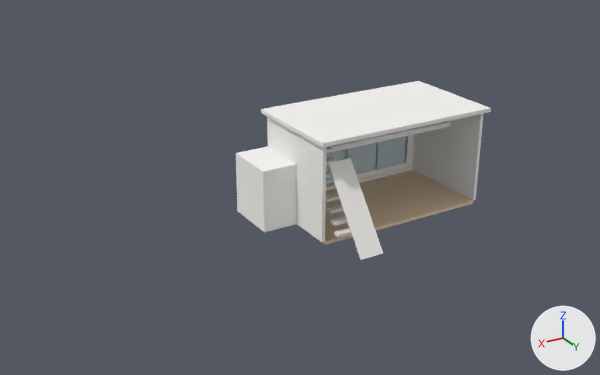
A saved change to the Blender file tools/blender/house.blend.
The view is the same before and after, from a camera (50 mm lens) standing at (16.5, 20.5, 12.4) and looking at (1.9, -3.8, 0.3). Lighting does not change. The marker at lower right points along +X, +Y and +Z. The first picture is the older version.

Objects in the first picture: 'ANNEX', 'BACK', 'FLOOR', 'LEFT', 'RIGHT', 'ROOF', 'SLAB_BEAM', 'STAIR', 'WINDOW_PANE' and 10 more.
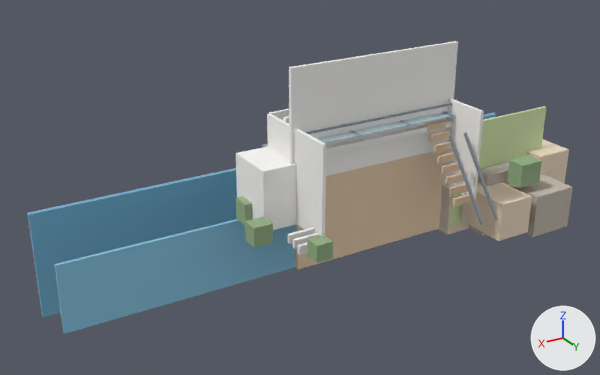
The change, as a diff of the scene's bpy script:
```diff
--- a/tools/blender/house.blend.py
+++ b/tools/blender/house.blend.py
@@ me_geo_floor @@
-me_geo_floor.from_pydata(...)  # 8 vertices, 6 faces; spans x -3.2..3.2, y -3.6..0.0, z -0.12..0.0
+me_geo_floor.from_pydata(...)  # 8 vertices, 6 faces; spans x -3.2..3.2, y -1.86..-1.74, z -1.86..1.74
+# me_geo_floor part 1: the whole mesh is scaled about its middle by (1, 0.0333, 30)
 me_geo_floor.materials.append(mat_mat_floor)
@@ me_geo_roof @@
-me_geo_roof.from_pydata(...)  # 8 vertices, 6 faces; spans x -3.45..3.45, y -3.8..0.2, z 3.4..3.54
+me_geo_roof.from_pydata(...)  # 8 vertices, 6 faces; spans x -3.45..3.45, y -1.87..-1.73, z 1.47..5.47
+# me_geo_roof part 2: the whole mesh is scaled about its middle by (1, 0.035, 28.6)
 me_geo_roof.materials.append(mat_mat_slab)
@@ ob_stair @@
-ob_stair = bpy.data.objects.new('STAIR', me_geo_stair)
@@ ob_bush_4 @@
+ob_bush_4 = bpy.data.objects.new('BUSH_4', me_geo_bush_4)  # a box spanning x 3.6..4.2, y 0.525..1.075, z -0.025..0.575; in mat_mat_bush (greyish green #93ad83)
+ob_bush_4.location = (0.0, 0.0, 0.0)
@@ ob_bush_3 @@
+ob_bush_3 = bpy.data.objects.new('BUSH_3', me_geo_bush_3)  # a box spanning x -6.7..-5.7, y -0.85..-0.15, z -0.1..0.8; in mat_mat_bush (greyish green #93ad83)
+ob_bush_3.location = (0.0, 0.0, 0.0)
@@ ob_bush_1 @@
+ob_bush_1 = bpy.data.objects.new('BUSH_1', me_geo_bush_1)  # a box spanning x 4.65..5.35, y -1.5..-0.9, z -0.05..0.65; in mat_mat_bush (greyish green #93ad83)
+ob_bush_1.location = (0.0, 0.0, 0.0)
@@ ob_bush_0 @@
+ob_bush_0 = bpy.data.objects.new('BUSH_0', me_geo_bush_0)  # a box spanning x 3.95..4.85, y -3.15..-2.45, z -0.05..0.75; in mat_mat_bush (greyish green #93ad83)
+ob_bush_0.location = (0.0, 0.0, 0.0)
@@ ob_cliff_top @@
+ob_cliff_top = bpy.data.objects.new('CLIFF_TOP', me_geo_cliff_top)  # a box spanning x -8.6..-4.0, y -2.05..-1.95, z -2.06..2.14; in mat_mat_grass_lime (green #d4e4af)
+ob_cliff_top.location = (0.0, 0.0, 0.0)
@@ ob_cliff_5 @@
+ob_cliff_5 = bpy.data.objects.new('CLIFF_5', me_geo_cliff_5)  # a box spanning x -9.4..-7.8, y -3.2..-1.2, z -2.4..0.4; in mat_mat_cliff (beige #eedbc4)
+ob_cliff_5.location = (0.0, 0.0, 0.0)
@@ ob_cliff_4 @@
+ob_cliff_4 = bpy.data.objects.new('CLIFF_4', me_geo_cliff_4)  # a box spanning x -8.05..-6.15, y -2.15..0.35, z -2.1..-0.4; in mat_mat_cliff_dark (light grey #c2b8ad)
+ob_cliff_4.location = (0.0, 0.0, 0.0)
@@ ob_cliff_3 @@
+ob_cliff_3 = bpy.data.objects.new('CLIFF_3', me_geo_cliff_3)  # a box spanning x -5.85..-4.35, y -1.75..0.35, z -1.8..-0.3; in mat_mat_cliff (beige #eedbc4)
+ob_cliff_3.location = (0.0, 0.0, 0.0)
@@ ob_cliff_1 @@
+ob_cliff_1 = bpy.data.objects.new('CLIFF_1', me_geo_cliff_1)  # a box spanning x -6.75..-5.05, y -3.55..-1.25, z -2.45..0.15; in mat_mat_cliff_dark (light grey #c2b8ad)
+ob_cliff_1.location = (0.0, 0.0, 0.0)
@@ ob_cliff_0 @@
+ob_cliff_0 = bpy.data.objects.new('CLIFF_0', me_geo_cliff_0)  # a box spanning x -5.45..-3.95, y -3.95..-2.05, z -2.45..0.55; in mat_mat_cliff (beige #eedbc4)
+ob_cliff_0.location = (0.0, 0.0, 0.0)
@@ ob_sea @@
+ob_sea = bpy.data.objects.new('SEA', me_geo_sea)  # a box spanning x -11.0..11.0, y -4.2..-4.0, z -3.2..-0.6; in mat_mat_sea (blue #88c5e3)
+ob_sea.location = (0.0, 0.0, 0.0)
@@ ob_sea_deep @@
+ob_sea_deep = bpy.data.objects.new('SEA_DEEP', me_geo_sea_deep)  # a box spanning x -11.0..11.0, y -7.3..-7.1, z -4.2..0.0; in mat_mat_sea_deep (blue #77b4d5)
+ob_sea_deep.location = (0.0, 0.0, 0.0)
@@ ob_step_2 @@
+ob_step_2 = bpy.data.objects.new('STEP_2', me_geo_step_2)  # a box spanning x 3.2..4.3, y -0.55..-0.43, z 0.03..0.33; in mat_mat_slab (white #f6f5f2)
+ob_step_2.location = (0.0, 0.0, 0.0)
@@ ob_step_1 @@
+ob_step_1 = bpy.data.objects.new('STEP_1', me_geo_step_1)  # a box spanning x 3.2..4.3, y -0.23..-0.11, z -0.03..0.27; in mat_mat_slab (white #f6f5f2)
+ob_step_1.location = (0.0, 0.0, 0.0)
@@ ob_step_0 @@
+ob_step_0 = bpy.data.objects.new('STEP_0', me_geo_step_0)  # a box spanning x 3.2..4.3, y 0.09..0.21, z -0.09..0.21; in mat_mat_slab (white #f6f5f2)
+ob_step_0.location = (0.0, 0.0, 0.0)
@@ ob_stair_r @@
+ob_stair_r = bpy.data.objects.new('STAIR_R', me_geo_stair_r)  # a box spanning x -2.86..-2.78, y -2.25..1.0, z 1.25..1.35; in mat_mat_frame (grey #858c95)
+ob_stair_r.location = (0.0, 0.0, 0.0)
+ob_stair_r.rotation_euler = (-0.927, 0.0, 0.0)  # degrees (-53, 0, 0)
@@ ob_stair_l @@
+ob_stair_l = bpy.data.objects.new('STAIR_L', me_geo_stair_l)  # a box spanning x -2.18..-2.1, y -2.25..1.0, z 1.25..1.35; in mat_mat_frame (grey #858c95)
+ob_stair_l.location = (0.0, 0.0, 0.0)
+ob_stair_l.rotation_euler = (-0.927, 0.0, 0.0)  # degrees (-53, 0, 0)
```

Pixel boxes [x1, y1, x2, y2] of what changed, in the pictures (600 x 375 px):
'ROOF', rescaled (26% narrower, 100% taller): before [261, 81, 491, 148]; after [289, 41, 458, 176]
'SEA', added (blue): after [54, 219, 296, 334]
'SEA_DEEP', added: after [27, 113, 496, 317]
'FLOOR', rescaled: before [298, 170, 473, 245]; after [296, 151, 445, 269]
'CLIFF_TOP', added (green): after [449, 106, 546, 226]
'CLIFF_3', added (beige): after [462, 182, 532, 241]
'STAIR', deleted: before [328, 158, 383, 260]
'CLIFF_4', added: after [507, 174, 573, 237]
'CLIFF_5', added (beige): after [527, 139, 569, 183]
'BUSH_3', added: after [507, 155, 542, 188]
'BUSH_1', added: after [245, 217, 273, 248]
'BUSH_4', added: after [307, 235, 333, 263]
'CLIFF_0', added: after [439, 185, 469, 235]
'CLIFF_1', added: after [469, 162, 509, 236]
'BUSH_0', added: after [236, 196, 253, 225]
'STAIR_L', added: after [449, 136, 484, 225]
'STAIR_R', added: after [464, 132, 498, 221]
'STEP_2', added: after [288, 227, 315, 244]
'STEP_1', added: after [293, 233, 320, 249]
'STEP_0', added: after [298, 242, 307, 255]
'WINDOW_PANE', unchanged, covered by the edit: before [326, 136, 406, 182]
